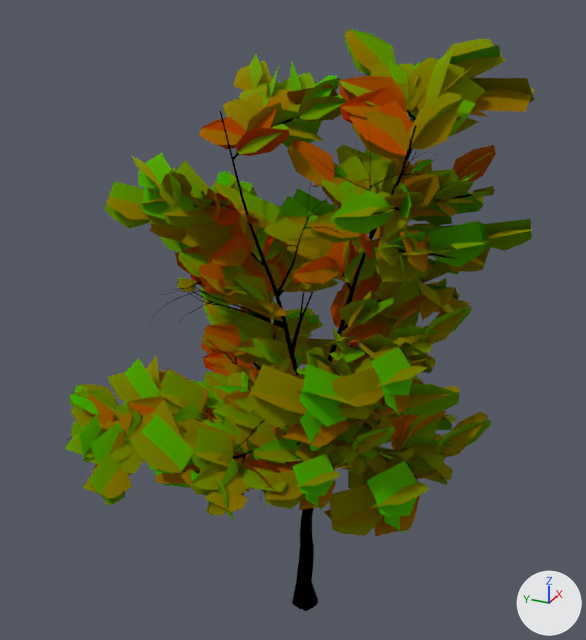
An edit to the glTF model Meshes/Trees/Tree_tall_2.glb, drawn before and after from the same camera.
The view is the same before and after, from a 50 mm lens placed at (-82.6, -35.1, 83.4), pointed at (0.5, 2.3, 41.9). Every picture has the same lights, and +X, +Y and +Z are marked at lower right. Objects named as collision shapes, trigger or cutter boxes, shadow casters or lower levels of detail are left out. Vertices at the same position are counted once.

The first picture shows 'Tree tall 2'.
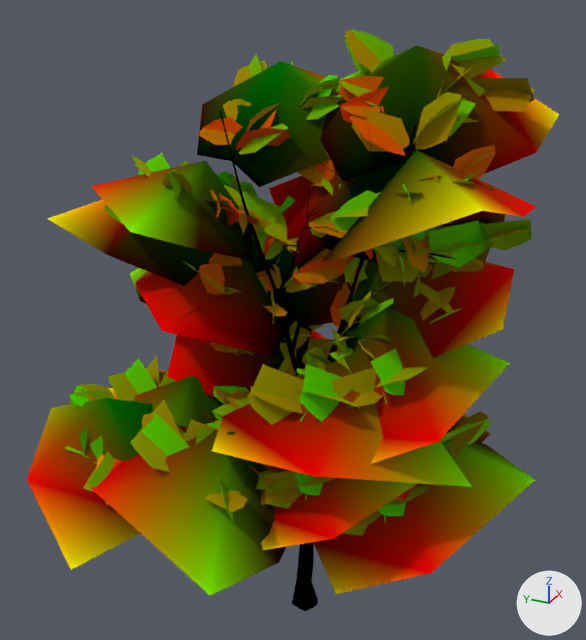
Patch to the scene script:
```diff
--- a/Meshes/Trees/Tree_tall_2.glb.py
+++ b/Meshes/Trees/Tree_tall_2.glb.py
@@ mat_tree_branch @@
 n3.operation = 'LESS_THAN'
-n4 = _N.new('ShaderNodeMix'); n4.name = 'Mix'
-n4.data_type = 'RGBA'
-n4.blend_type = 'MULTIPLY'
-n4.inputs[0].default_value = 1.0  # 'Factor'
-n4.inputs[7].default_value = (0.8, 0.8, 0.8, 1.0)  # 'B', white #e7e7e7
 n5 = _N.new('ShaderNodeVertexColor'); n5.name = 'Color Attribute'
@@ mat_tree_branch @@
 n0 = _N.new('ShaderNodeBsdfPrincipled'); n0.name = 'Principled BSDF'
 _L.new(n3.outputs[0], n2.inputs[1])  # 'Value' to 'Value'
-_L.new(n4.outputs[2], n0.inputs[0])  # 'Result' to 'Base Color'
-_L.new(n5.outputs[0], n4.inputs[6])  # 'Color' to 'A'
 _L.new(n5.outputs[1], n3.inputs[0])  # 'Alpha' to 'Value'
+_L.new(n5.outputs[0], n0.inputs[0])  # 'Color' to 'Base Color'
@@ mat_tree_branch_lod @@
+mat_tree_branch_lod = bpy.data.materials.new('Tree branch lod')
+# nodes: BsdfPrincipled, Math, OutputMaterial, VertexColor
@@ me_tree_018 @@
 me_tree_018.from_pydata(...)  # 11958 vertices, 14769 faces; spans x -26.7..20.3, y -24.6..26.5, z -1.9..74.8
 # used by ob_tree_tall_2; location = (0.0, 0.0, 0.0)
+# me_tree_018 part 1: 226 of the faces centred in x -19.7..18.5, y -16.7..20.9, z 25.6..68.2 are now shaded flat
 me_tree_018.materials.append(mat_bark)
@@ me_tree_027 @@
+me_tree_027.from_pydata(...)  # 951 vertices, 1131 faces; spans x -31.3..27.3, y -28.4..31.8, z -1.9..73.8
+# faces by material slot: [963, 168]
+me_tree_027.materials.append(mat_bark)
+me_tree_027.materials.append(mat_tree_branch_lod)
@@ ob_tree_tall_2_lod1 @@
+ob_tree_tall_2_lod1 = bpy.data.objects.new('Tree tall 2 LOD1', me_tree_027)
+ob_tree_tall_2_lod1.location = (0.0, 0.0, 0.0)
```

Pixel boxes (x1, y1, x2, y2) of what changed, in the pictures (586 x 640 px):
'Tree tall 2 LOD1', added: after (27, 46, 559, 610)
    faces in mat_tree_branch_lod: (27, 46, 559, 595)
    faces in mat_bark: (241, 185, 366, 610)
'Tree tall 2', recoloured, shading changed: (64, 29, 534, 611) in both
part 1 of me_tree_018, shading changed: before (247, 125, 416, 329)
